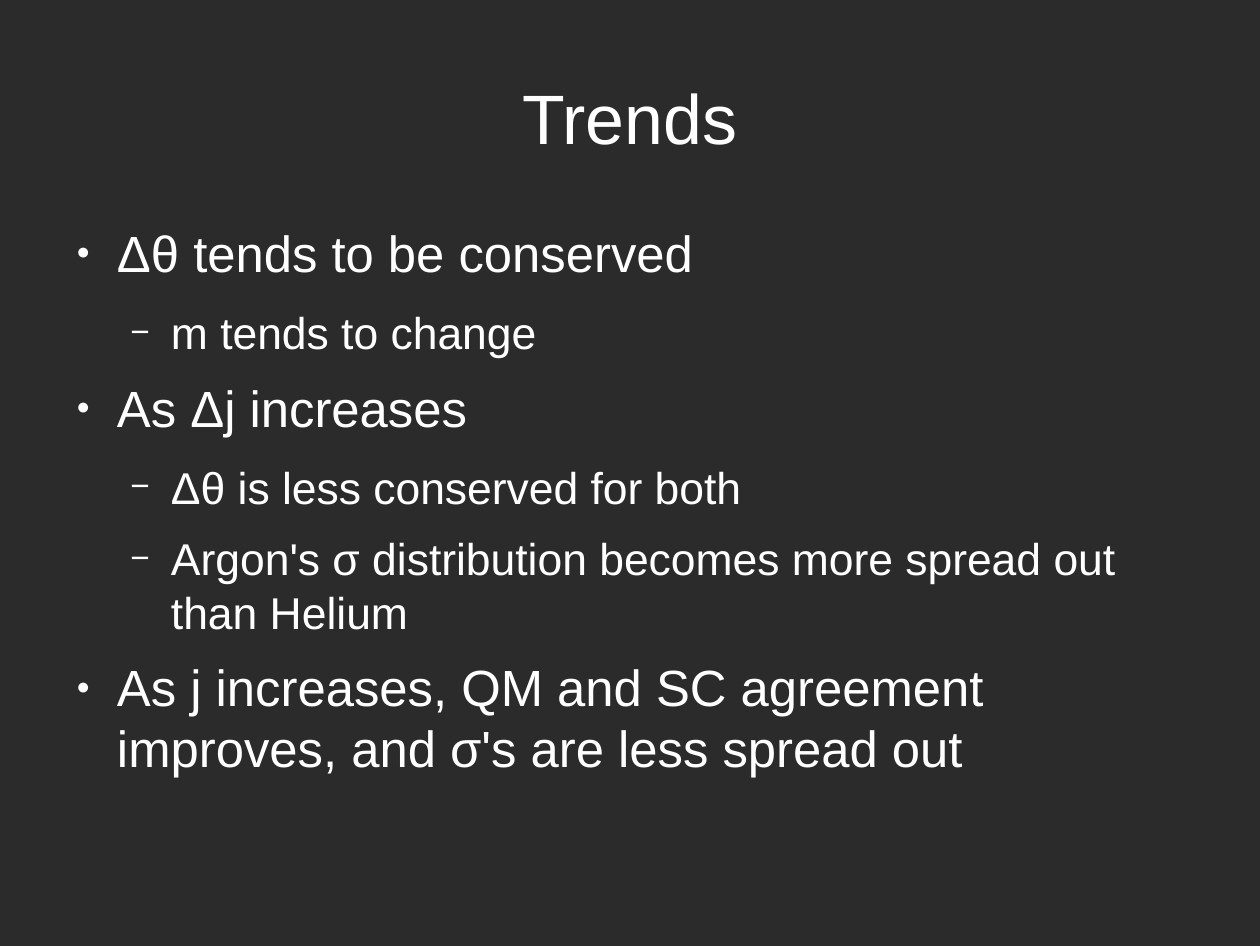
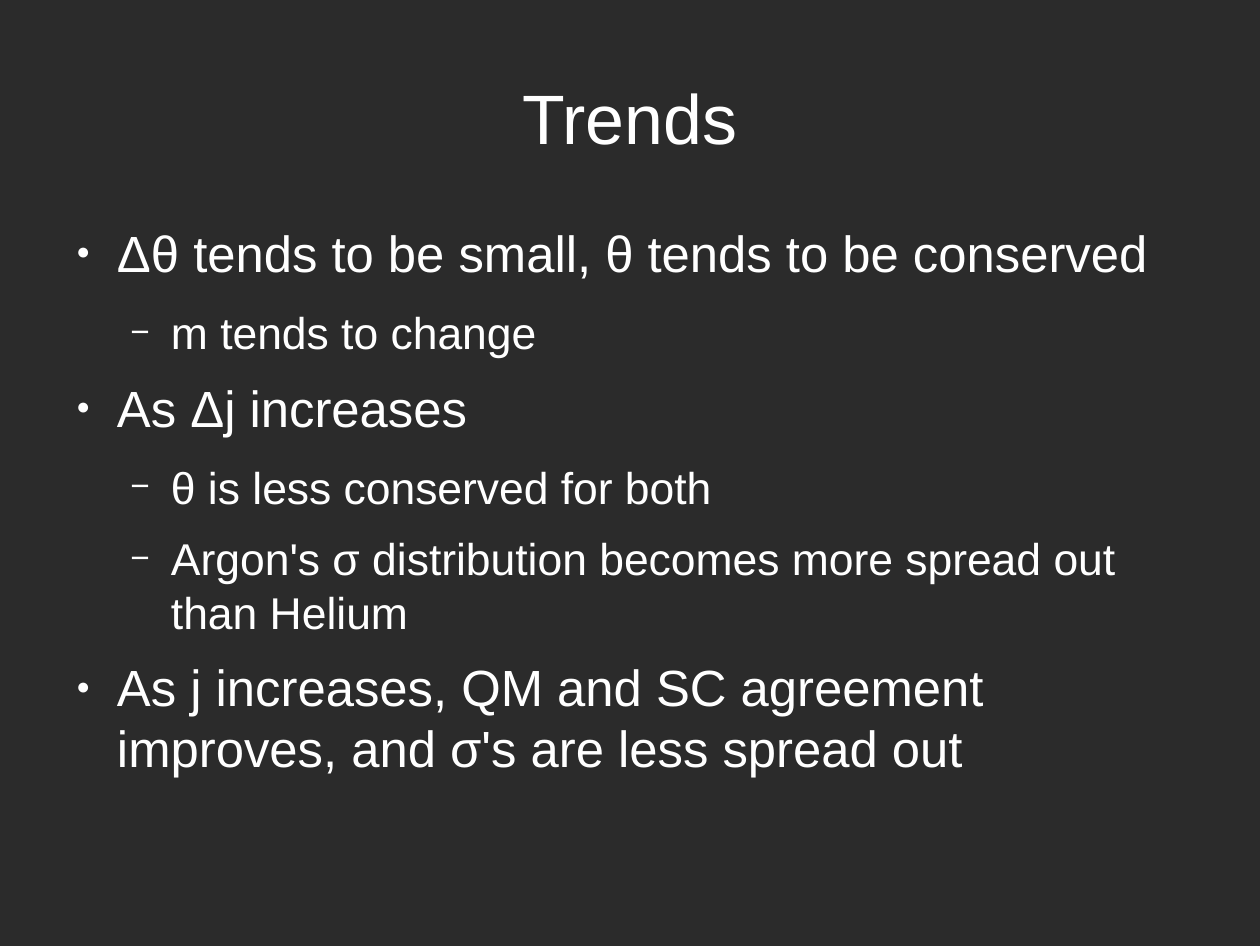
Before and after one commit to atowneND/HeNaK_Collisions, a slide deck: slide 24 of Presentation.odp. Drawn at 1260x946 pixels with LibreOffice and Linux fonts; fonts in the diff are those of the drawing; background and template pictures are left out; a plain dark background stands for a picture behind light text. Boxes give left, top, right and bottom in pixels: in the first picture for what was removed or moved away, otherwise in the second. Text is boxed around its words. In the diff, an @@ line names an element or a change of style, - is before the commit and + after.

```diff
--- a/Presentation.odp
+++ b/Presentation.odp
@@ text at bbox=[117, 235, 1147, 279]: text changed @@
-● Δθ tends to be conserved
+● Δθ tends to be small, θ tends to be conserved
@@ text at bbox=[171, 471, 711, 505]: text changed @@
-  − Δθ is less conserved for both
+  − θ is less conserved for both
```
Also in this commit, not shown: 3 other files.
